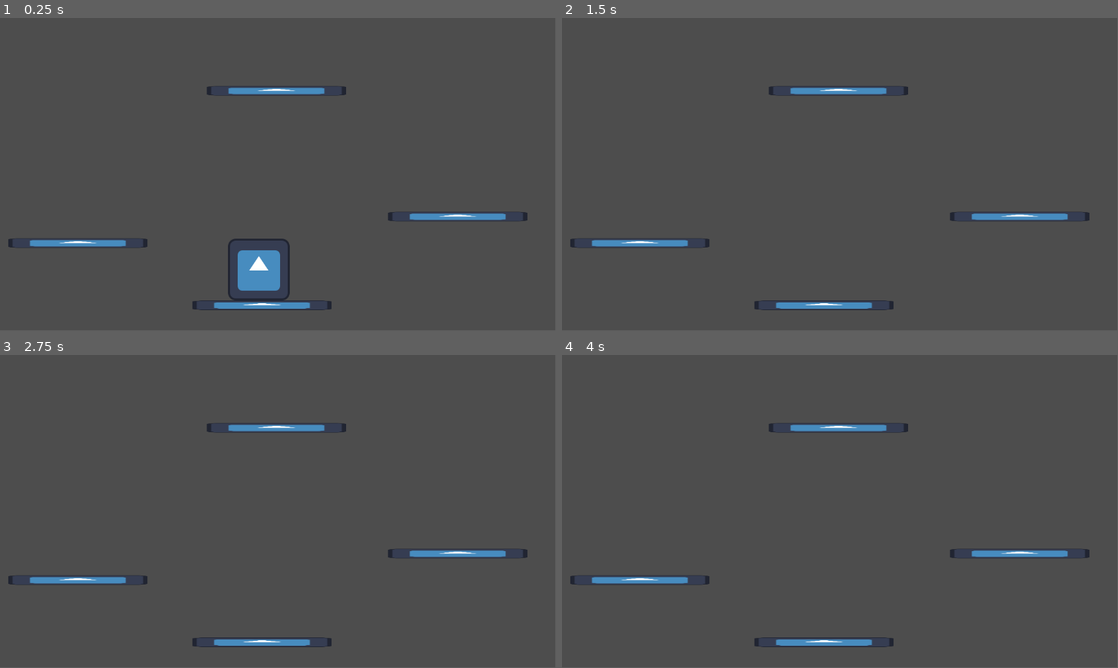
Above: before the commit, frames 1-4 (two rows, left to right).
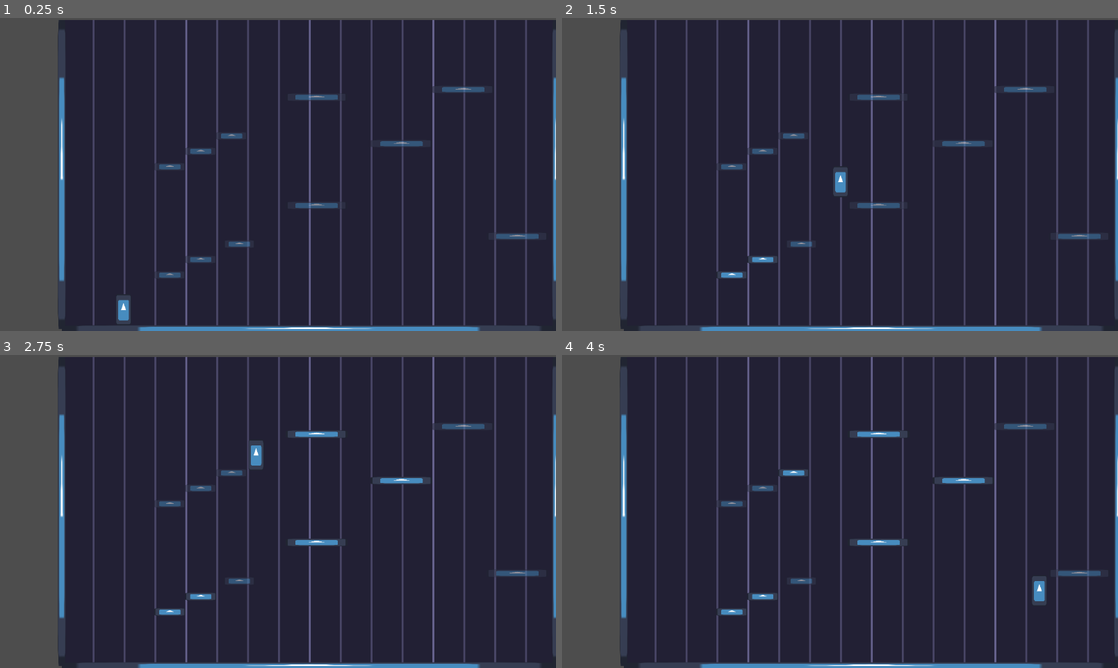
Above: after the commit, the same moments.

Repository: Shock9616/Midi-Madness
Game: Godot game, scene res://scenes/game.tscn
The game is run twice, just before and just after one commit, with the same random seed, the same clock (stepped at 60 frames per second) and the same inputs. The engine's default icon, where the game draws it, is replaced by a stand-in: a white triangle on a blue panel in a dark square.
Inputs:
- Up to frame 1 (0.25 s): no input
- Up to frame 2 (1.5 s): tap Enter at 0.5 s; hold D (move_right) from 0.53 s (still down); tap Space (jump) at 0.6, 0.77, 1.07, 1.35 s
- Up to frame 3 (2.75 s): tap Space (jump) at 1.52, 1.82, 2.1 s; release D (move_right) at 2.03 s; hold A (move_left) from 2.03 s (still down)
- Up to frame 4 (4 s): release A (move_left) at 2.78 s; hold D (move_right) from 2.78 s (still down); tap Space (jump) at 2.85, 3.02, 3.32, 3.6, 3.77 s
In our replay, the window is 799x449 before the commit and 800x450 after it. These sizes can differ from the game's own. Grey fills any space a smaller window leaves; there, only what the larger window draws over its background counts as a difference.

The runs differ from the first frame. In frame 1, 83% of the frame differs, in the area x 0-100%, y 0-100%; in frame 2, 83%; in frame 3, 83%; in frame 4, 83%.

Commit message:
Implemented basic mechanics

Diff:
--- a/project.godot
+++ b/project.godot
@@ -13,7 +13,13 @@
 config/name="Midi Madness"
 run/main_scene="uid://deu5lme6rmsoi"
 config/features=PackedStringArray("4.4", "GL Compatibility")
+run/max_fps=60
 config/icon="res://icon.svg"
+run/default_gravity=1200.0
+
+[display]
+
+window/stretch/mode="viewport"
 
 [input]
 
@@ -35,7 +41,7 @@
 
 [physics]
 
-2d/default_gravity=3920.0
+2d/default_gravity=1200.0
 
 [rendering]
 
--- /dev/null
+++ b/scenes/Wall.tscn
@@ -0,0 +1,16 @@
+[gd_scene load_steps=3 format=3 uid="uid://cl48p7tu2qr2b"]
+
+[ext_resource type="Texture2D" uid="uid://tv0vxqsidfhj" path="res://icon.svg" id="1_mi635"]
+
+[sub_resource type="RectangleShape2D" id="RectangleShape2D_s8bxr"]
+size = Vector2(8, 8)
+
+[node name="Wall" type="StaticBody2D"]
+
+[node name="Sprite2D" type="Sprite2D" parent="."]
+position = Vector2(0, 2.08616e-07)
+scale = Vector2(0.0625, 0.0625)
+texture = ExtResource("1_mi635")
+
+[node name="Collision" type="CollisionShape2D" parent="."]
+shape = SubResource("RectangleShape2D_s8bxr")
--- a/scenes/game.tscn
+++ b/scenes/game.tscn
@@ -1,21 +1,84 @@
-[gd_scene load_steps=3 format=3 uid="uid://deu5lme6rmsoi"]
+[gd_scene load_steps=5 format=3 uid="uid://deu5lme6rmsoi"]
 
-[ext_resource type="PackedScene" uid="uid://cl48p7tu2qr2b" path="res://scenes/platform.tscn" id="1_yqjtg"]
-[ext_resource type="PackedScene" uid="uid://17af5v3kbeu3" path="res://scenes/player.tscn" id="2_lnu2h"]
+[ext_resource type="PackedScene" uid="uid://cl48p7tu2qr2b" path="res://Scenes/Wall.tscn" id="1_qbsmt"]
+[ext_resource type="PackedScene" uid="uid://17af5v3kbeu3" path="res://Scenes/Player.tscn" id="2_cpr0p"]
+[ext_resource type="PackedScene" uid="uid://15wcao4csrbm" path="res://Scenes/Platform.tscn" id="2_kldst"]
+[ext_resource type="Texture2D" uid="uid://dsmiyq3nbphgs" path="res://Assets/PlaceholderBackground.png" id="3_j5yw3"]
 
-[node name="Node2D" type="Node2D"]
+[node name="Root" type="Node2D"]
+texture_filter = 1
 
-[node name="Node2D" parent="." instance=ExtResource("1_yqjtg")]
-position = Vector2(543, 596)
+[node name="Room" type="Node" parent="."]
 
-[node name="Node2D2" parent="." instance=ExtResource("1_yqjtg")]
-position = Vector2(161, 467)
+[node name="Floor" parent="Room" instance=ExtResource("1_qbsmt")]
+position = Vector2(320, 320)
+scale = Vector2(64, 1)
 
-[node name="Node2D3" parent="." instance=ExtResource("1_yqjtg")]
-position = Vector2(573, 151)
+[node name="LeftWall" parent="Room" instance=ExtResource("1_qbsmt")]
+position = Vector2(64, 160)
+scale = Vector2(1, 40)
 
-[node name="Node2D4" parent="." instance=ExtResource("1_yqjtg")]
-position = Vector2(949, 412)
+[node name="RightWall" parent="Room" instance=ExtResource("1_qbsmt")]
+position = Vector2(576, 160)
+scale = Vector2(1, 40)
 
-[node name="Root" parent="." instance=ExtResource("2_lnu2h")]
-position = Vector2(537, 489)
+[node name="Platforms" type="Node" parent="."]
+
+[node name="Platform" parent="Platforms" instance=ExtResource("2_kldst")]
+position = Vector2(176, 264)
+scale = Vector2(4, 1)
+
+[node name="Platform2" parent="Platforms" instance=ExtResource("2_kldst")]
+position = Vector2(328, 192)
+scale = Vector2(8, 1)
+
+[node name="Platform3" parent="Platforms" instance=ExtResource("2_kldst")]
+position = Vector2(880, 528)
+scale = Vector2(16, 1)
+
+[node name="Platform4" parent="Platforms" instance=ExtResource("2_kldst")]
+position = Vector2(208, 248)
+scale = Vector2(4, 1)
+
+[node name="Platform5" parent="Platforms" instance=ExtResource("2_kldst")]
+position = Vector2(248, 232)
+scale = Vector2(4, 1)
+
+[node name="Platform6" parent="Platforms" instance=ExtResource("2_kldst")]
+position = Vector2(176, 152)
+scale = Vector2(4, 1)
+
+[node name="Platform7" parent="Platforms" instance=ExtResource("2_kldst")]
+position = Vector2(208, 136)
+scale = Vector2(4, 1)
+
+[node name="Platform8" parent="Platforms" instance=ExtResource("2_kldst")]
+position = Vector2(240, 120)
+scale = Vector2(4, 1)
+
+[node name="Platform9" parent="Platforms" instance=ExtResource("2_kldst")]
+position = Vector2(328, 80)
+scale = Vector2(8, 1)
+
+[node name="Platform10" parent="Platforms" instance=ExtResource("2_kldst")]
+position = Vector2(416, 128)
+scale = Vector2(8, 1)
+
+[node name="Platform11" parent="Platforms" instance=ExtResource("2_kldst")]
+position = Vector2(480, 72)
+scale = Vector2(8, 1)
+
+[node name="Platform12" parent="Platforms" instance=ExtResource("2_kldst")]
+position = Vector2(536, 224)
+scale = Vector2(8, 1)
+
+[node name="PlaceholderBackground" type="Sprite2D" parent="."]
+position = Vector2(320, 160)
+texture = ExtResource("3_j5yw3")
+
+[node name="Player" parent="." instance=ExtResource("2_cpr0p")]
+position = Vector2(128, 280)
+
+[node name="GameCamera" type="Camera2D" parent="."]
+position = Vector2(288, 160)
+zoom = Vector2(2, 2)
--- a/scenes/platform.tscn
+++ b/scenes/platform.tscn
@@ -1,18 +1,27 @@
-[gd_scene load_steps=3 format=3 uid="uid://cl48p7tu2qr2b"]
+[gd_scene load_steps=5 format=3 uid="uid://15wcao4csrbm"]
 
+[ext_resource type="Script" uid="uid://c5m5u7hv3nj3j" path="res://Scripts/Platform.gd" id="1_8n7cf"]
 [ext_resource type="Texture2D" uid="uid://tv0vxqsidfhj" path="res://icon.svg" id="1_mi635"]
 
 [sub_resource type="RectangleShape2D" id="RectangleShape2D_s8bxr"]
-size = Vector2(290, 20)
+size = Vector2(8, 8)
 
-[node name="Node2D" type="Node2D"]
+[sub_resource type="RectangleShape2D" id="RectangleShape2D_pquxj"]
+size = Vector2(8, 8)
 
-[node name="StaticBody2D" type="StaticBody2D" parent="."]
+[node name="Platform" type="StaticBody2D"]
+script = ExtResource("1_8n7cf")
 
-[node name="Sprite2D" type="Sprite2D" parent="StaticBody2D"]
-position = Vector2(0.500008, 0)
-scale = Vector2(2.25781, 0.15625)
+[node name="PlatformSprite" type="Sprite2D" parent="."]
+position = Vector2(0, 2.08616e-07)
+scale = Vector2(0.0625, 0.0625)
 texture = ExtResource("1_mi635")
 
-[node name="CollisionShape2D" type="CollisionShape2D" parent="StaticBody2D"]
+[node name="Collision" type="CollisionShape2D" parent="."]
 shape = SubResource("RectangleShape2D_s8bxr")
+disabled = true
+
+[node name="ActivationDetector" type="Area2D" parent="."]
+
+[node name="ActivationCollision" type="CollisionShape2D" parent="ActivationDetector"]
+shape = SubResource("RectangleShape2D_pquxj")
--- a/scenes/player.tscn
+++ b/scenes/player.tscn
@@ -1,20 +1,26 @@
 [gd_scene load_steps=4 format=3 uid="uid://17af5v3kbeu3"]
 
-[ext_resource type="Script" uid="uid://7jopmier2fvn" path="res://scripts/player/player.gd" id="1_onrkg"]
+[ext_resource type="Script" uid="uid://7jopmier2fvn" path="res://Scripts/player/Player.gd" id="1_onrkg"]
 [ext_resource type="Texture2D" uid="uid://tv0vxqsidfhj" path="res://icon.svg" id="2_i3pqv"]
 
 [sub_resource type="RectangleShape2D" id="RectangleShape2D_sh265"]
-size = Vector2(128, 128)
+size = Vector2(16, 32)
 
-[node name="Root" type="Node2D"]
-
-[node name="Player" type="CharacterBody2D" parent="."]
+[node name="Player" type="CharacterBody2D"]
 script = ExtResource("1_onrkg")
 
-[node name="CollisionShape2D" type="CollisionShape2D" parent="Player"]
+[node name="PlayerCollision" type="CollisionShape2D" parent="."]
 shape = SubResource("RectangleShape2D_sh265")
 
-[node name="PlayerSprite" type="Sprite2D" parent="Player"]
+[node name="PlayerSprite" type="Sprite2D" parent="."]
+position = Vector2(-4.76837e-07, 0)
+scale = Vector2(0.125, 0.25)
 texture = ExtResource("2_i3pqv")
 
-[node name="CoyoteTimer" type="Timer" parent="Player"]
+[node name="CoyoteTimer" type="Timer" parent="."]
+wait_time = 0.1
+one_shot = true
+
+[node name="JumpBufferTimer" type="Timer" parent="."]
+wait_time = 0.33
+one_shot = true
--- /dev/null
+++ b/scripts/Platform.gd
@@ -0,0 +1,26 @@
+extends StaticBody2D
+
+
+# ----- Constants -----
+# ----- Variables -----
+
+# ----- Node References -----
+@onready var activation_detector := $ActivationDetector
+@onready var collision := $Collision
+@onready var sprite := $PlatformSprite
+
+# Called when the node enters the scene tree for the first time.
+func _ready() -> void:
+	activation_detector.connect("body_entered", activate_platform, CONNECT_ONE_SHOT)
+
+
+# Called every frame. 'delta' is the elapsed time since the previous frame.
+func _process(delta: float) -> void:
+	if collision.disabled:
+		sprite.modulate.a = 0.5
+	else:
+		sprite.modulate.a = 1.0
+
+func activate_platform(body: PhysicsBody2D) -> void:
+	if body.name == "Player":
+		collision.set_deferred("disabled", false)
--- a/scripts/player/player.gd
+++ b/scripts/player/player.gd
@@ -1,19 +1,22 @@
 extends CharacterBody2D
 
 # ------ Constants -----
-const SPEED = 800.0
-const JUMP_VELOCITY = -1500.0
+const SPEED = 12000.0
+const JUMP_VELOCITY = -400.0
 # ----- Variables -----
 var direction := 0.0
 var was_on_floor := true
+var jump_was_buffered := false
 var current_state: PlayerState
 
-# Node References
+# ----- Node References -----
 @onready var sprite := $PlayerSprite
 @onready var coyote_timer := $CoyoteTimer
+@onready var jump_buffer_timer := $JumpBufferTimer
 
 func _ready() -> void:
 	change_state(IdleState.new())
+	jump_buffer_timer.timeout.connect(_on_jump_buffer_timeout)
 
 func _physics_process(delta: float) -> void:
 	# Mirror sprite if facing left
@@ -33,3 +36,6 @@
 
 	current_state = new_state
 	current_state.enter(self)
+
+func _on_jump_buffer_timeout() -> void:
+	jump_was_buffered = false
--- a/scripts/player/states/FallState.gd
+++ b/scripts/player/states/FallState.gd
@@ -17,7 +17,7 @@
 	if not player.is_on_floor():
 		if player.direction != 0.0:
 			# Apply horizontal movement
-			player.velocity.x = player.SPEED * player.direction
+			player.velocity.x = player.SPEED * player.direction * delta
 		else:
 			player.velocity.x = 0
 	else:
--- a/scripts/player/states/IdleState.gd
+++ b/scripts/player/states/IdleState.gd
@@ -19,7 +19,9 @@
 		player.velocity.x = 0
 
 	# Jump
-	if Input.is_action_just_pressed("jump"):
+	if Input.is_action_just_pressed("jump") or player.jump_was_buffered:
+		player.jump_was_buffered = false
+		player.jump_buffer_timer.stop()
 		player.change_state(JumpState.new())
 
 	player.move_and_slide()
--- a/scripts/player/states/JumpState.gd
+++ b/scripts/player/states/JumpState.gd
@@ -15,11 +15,12 @@
 	player.move_and_slide()
 
 	if not player.is_on_floor():
-		if player.direction != 0.0:
-			# Apply horizontal movement
-			player.velocity.x = player.SPEED * player.direction
-		else:
-			player.velocity.x = 0
+		# Apply horizontal movement
+		player.velocity.x = player.SPEED * player.direction * delta
+
+		if Input.is_action_just_pressed("jump"):
+			player.jump_was_buffered = true
+			player.jump_buffer_timer.start()
 	else:
 		if player.direction != 0.0:
 			player.change_state(RunState.new())
--- a/scripts/player/states/RunState.gd
+++ b/scripts/player/states/RunState.gd
@@ -14,13 +14,15 @@
 
 	if player.direction != 0.0:
 		# Apply horizontal movement
-		player.velocity.x = player.SPEED * player.direction
+		player.velocity.x = player.SPEED * player.direction * delta
 	else:
 		# If not moving, switch to the idle state
 		player.change_state(IdleState.new())
 
 	# Jump
-	if Input.is_action_just_pressed("jump"):
+	if Input.is_action_just_pressed("jump") or player.jump_was_buffered:
+		player.jump_was_buffered = false
+		player.jump_buffer_timer.stop()
 		player.change_state(JumpState.new())
 
 	player.was_on_floor = player.is_on_floor()
Binary file added: Assets/PlaceholderBackground.png
Not shown, added: Assets/PlaceholderBackground.png.import
Not shown, added: Export/index.apple-touch-icon.png.import
Not shown, added: Export/index.icon.png.import
Not shown, added: Export/index.png.import
Not shown, added: Export/midi-madness.apple-touch-icon.png.import
Not shown, added: Export/midi-madness.icon.png.import
Not shown, added: Export/midi-madness.png.import
Not shown, added: export_presets.cfg
Not shown, added: scripts/Platform.gd.uid
Not shown, added: Export/index.apple-touch-icon.png
Not shown, added: Export/index.audio.position.worklet.js
(and 16 more such lines)
